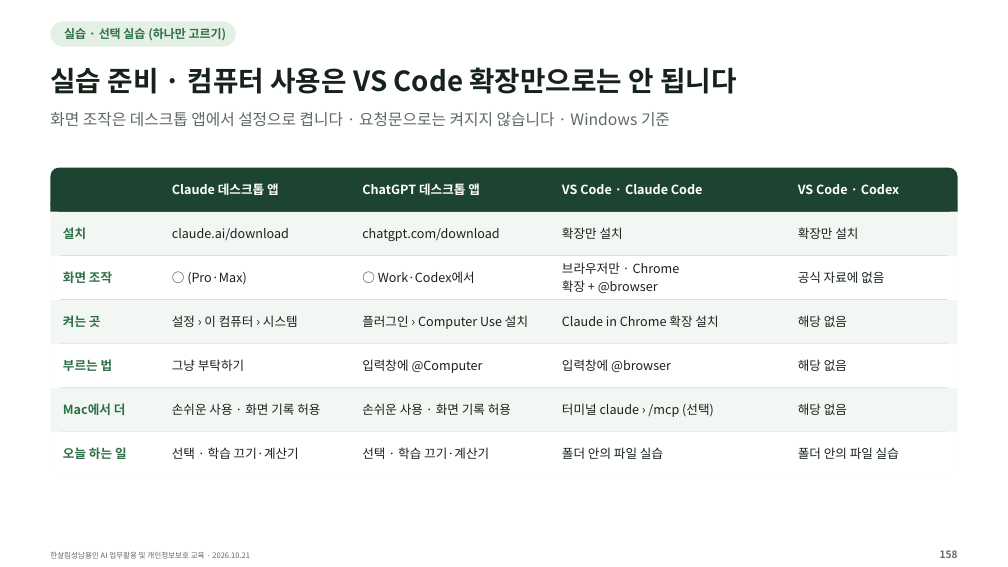
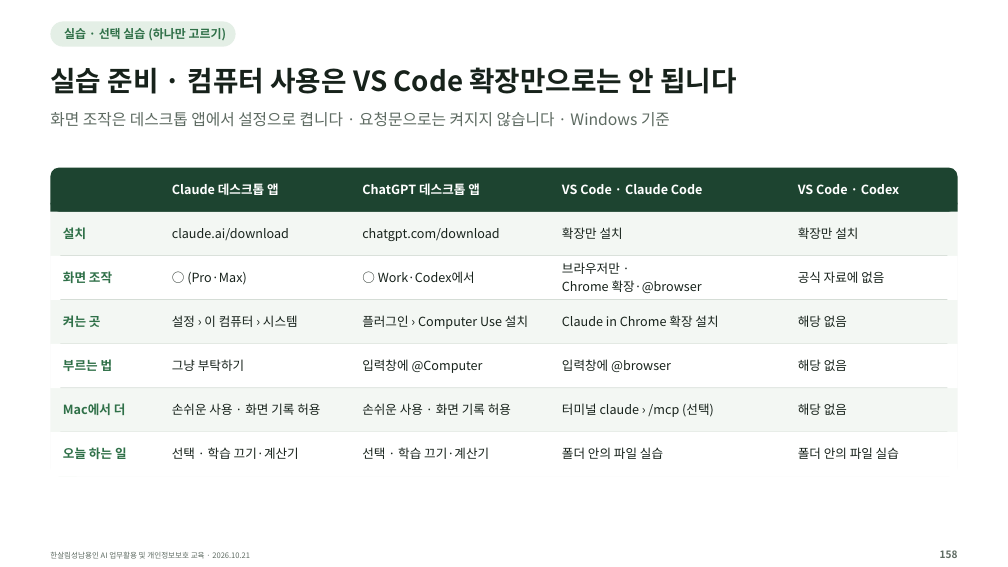
Before and after one commit to kscold/kscold-blog-version-2, a slide deck: slide 158 of apps/web/public/hansalim/files/한살림_AI교육_강의자료.pptx. Drawn at 1008x567 pixels with LibreOffice and Linux fonts; fonts in the diff are those of the drawing. Boxes give left, top, right and bottom in pixels: in the first picture for what was removed or moved away, otherwise in the second. Text is boxed around its words. In the diff, an @@ line names an element or a change of style, - is before the commit and + after.

```diff
--- a/apps/web/public/hansalim/files/한살림_AI교육_강의자료.pptx
+++ b/apps/web/public/hansalim/files/한살림_AI교육_강의자료.pptx
@@ text at bbox=[562, 262, 702, 293]: text changed @@
-브라우저만 · Chrome
-확장 + @browser
+브라우저만 ·
+Chrome 확장·@browser
```
Also in this commit, not shown: 61 other slides changed, 3 other files.
